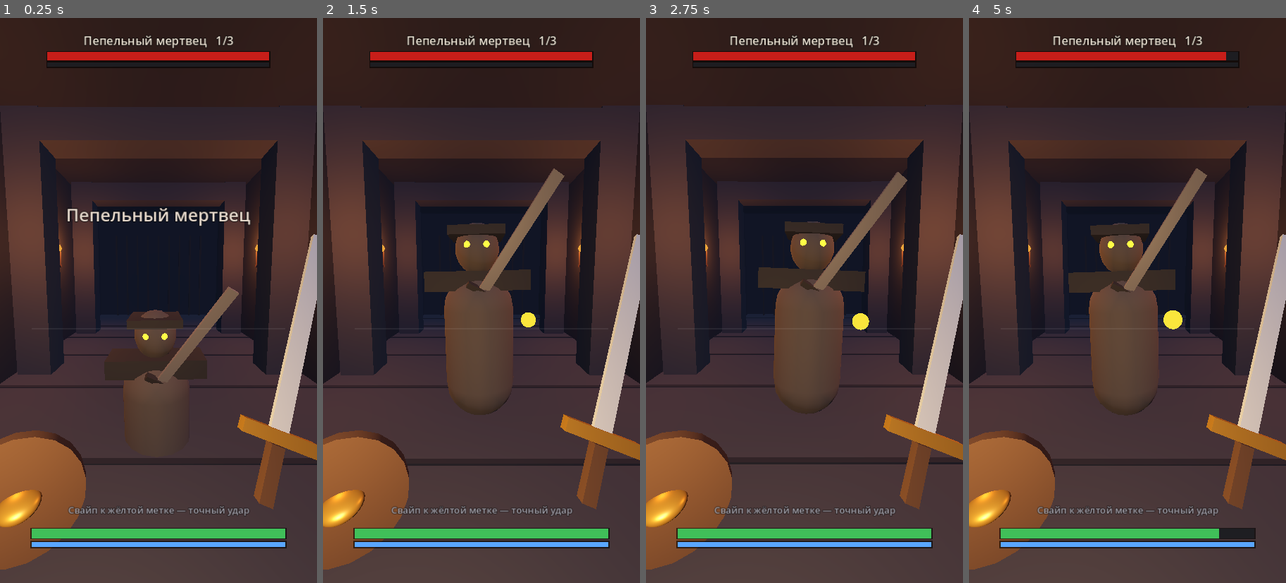
Above: before the commit, frames 1-4 (left to right).
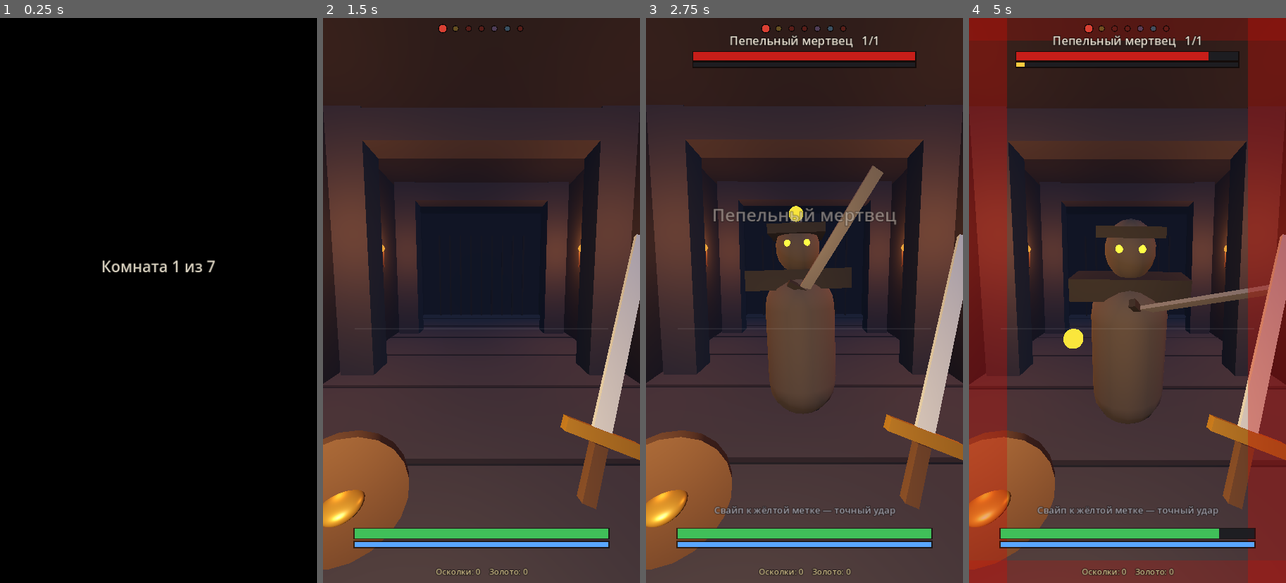
Above: after the commit, the same moments.

Repository: cTaPblu25rus/animated-octo-palm-treea
Game: Godot game, scene res://scenes/main.tscn
Two runs of this game, one before a commit and one after it. Both use one fixed random seed, a clock stepped at 60 frames per second and the inputs below.
Inputs (mouse positions are in pixels of both pictures, inside the frame that each line leads up to):
- Up to frame 1 (0.25 s): no input
- Up to frame 2 (1.5 s): move the mouse to (551, 272) at 0.52 s; click (551, 272) at 0.67 s; drag from (418, 328) to (465, 413) at 1.27 s
- Up to frame 3 (2.75 s): move the mouse to (836, 176) at 2.02 s; click (836, 176) at 2.17 s
- Up to frame 4 (5 s): drag from (1111, 413) to (1032, 215) at 2.77 s; move the mouse to (1222, 385) at 3.52 s; click (1222, 385) at 3.67 s; drag from (1032, 215) to (1079, 159) at 4.27 s

The runs differ from the first frame. In frame 1, 99% of the frame differs, in the area x 0-100%, y 0-100%; in frame 2, 9.1%; in frame 3, 4.6%; in frame 4, 33%.

Commit message:
Черновик: забег из комнат с генерацией по сиду
Бой, сундук, алтарь, событие; переход между комнатами, путь и
ресурсы в HUD. Проверено автоигроком только на сиде 1.

Co-Authored-By: Claude Fable 5.2 <noreply@anthropic.com>
Claude-Session: https://claude.ai/code/session_01SA6Q9mJ8VmKs5GTpeGUggh

Diff:
--- a/data/combat.json
+++ b/data/combat.json
@@ -83,10 +83,5 @@
 			"scale": 1.2,
 			"guard_hits": 3
 		}
-	},
-	"wave": [
-		"ash_dead",
-		"ash_veteran",
-		"ash_captain"
-	]
+	}
 }
--- /dev/null
+++ b/data/run.json
@@ -0,0 +1,18 @@
+{
+	"length": 7,
+	"required": ["chest", "altar", "event"],
+	"fight_shards": 3,
+	"fights": {
+		"first": [["ash_dead"]],
+		"middle": [["ash_dead", "ash_dead"], ["ash_veteran"], ["ash_dead", "ash_veteran"]],
+		"final": [["ash_veteran", "ash_captain"]]
+	},
+	"chest": {"shards_min": 4, "shards_max": 8, "gold_min": 15, "gold_max": 35},
+	"altar": {"heal": 0.35},
+	"events": [
+		{"text": "Тело павшего стража. Его точильный камень ещё цел.", "result": "Клинок острее: урон +15%", "effect": "damage", "value": 0.15},
+		{"text": "В нише тлеет лампада Зари.", "result": "Силы возвращаются: +20 здоровья", "effect": "heal", "value": 20},
+		{"text": "Кошель, оброненный беглецом.", "result": "Золото: +25", "effect": "gold", "value": 25},
+		{"text": "Из трещины сочится пепельный туман.", "result": "Туман жжёт лёгкие: −8 здоровья, но в пепле блестят осколки: +5", "effect": "ash", "value": 8}
+	]
+}
--- a/scripts/game.gd
+++ b/scripts/game.gd
@@ -8,8 +8,14 @@
 const Enemy := preload("res://scripts/enemy.gd")
 const Hud := preload("res://scripts/hud.gd")
 const Sfx := preload("res://scripts/sfx.gd")
+const Run := preload("res://scripts/run.gd")
 
 const DATA_PATH := "res://data/combat.json"
+const RUN_PATH := "res://data/run.json"
+const WALK_TIME := 1.5
+const WALK_DISTANCE := 3.2
+const CLEARED_DELAY := 1.5
+const KIND_NAMES := {"fight": "Бой", "chest": "Сундук", "altar": "Алтарь Зари", "event": "Находка"}
 const ENEMY_POS := Vector3(0.0, 0.0, -2.3)
 const CAMERA_POS := Vector3(0.0, 1.62, 0.0)
 const NEXT_ENEMY_DELAY := 1.3
@@ -18,7 +24,9 @@
 
 var cfg: Dictionary = {}
 var p: Dictionary = {}          # параметры игрока из JSON
-var state := "fight"            # fight | between | victory | defeat
+## fight — бой; between — пауза между врагами; room — мирная комната ждёт тапа;
+## cleared — комната пройдена, пауза; walk — переход; victory | defeat — итог.
+var state := "walk"
 var autoplay := false
 
 # Игрок
@@ -40,9 +48,27 @@
 var wave_index := -1
 var _between_t := 0.0
 
+# Забег
+var run_cfg: Dictionary = {}
+var run_seed := 0
+var rooms: Array = []
+var room_index := -1
+var room: Dictionary = {}
+var shards := 0
+var gold := 0
+var damage_mult := 1.0
+var visited := {}
+var fade := 1.0                 # затемнение экрана при переходе, читает HUD
+var _walk_t := 0.0
+var _prop: Node3D
+var _prop_lid: Node3D
+var _prop_glow: MeshInstance3D
+var _prop_used := false
+var _run_rng := RandomNumberGenerator.new()
+
 ## Счётчики для автоигрока и итогового экрана.
 var stats := {"hits": 0, "weak_hits": 0, "parries": 0, "blocks": 0, "dodges": 0,
-	"charged": 0, "stuns": 0, "taken": 0.0, "hurt": 0, "kills": 0}
+	"charged": 0, "stuns": 0, "rooms": 0, "taken": 0.0, "hurt": 0, "kills": 0}
 
 var gestures: Node
 var hud: CanvasLayer
@@ -75,7 +101,13 @@
 	hp = max_hp
 	max_stamina = float(p.stamina)
 	stamina = max_stamina
-	wave = cfg.wave
+	run_cfg = _load_json(RUN_PATH)
+	run_seed = 1 if autoplay else int(_rng.randi() % 1000000)
+	for a in OS.get_cmdline_user_args():
+		if a.begins_with("--seed="):
+			run_seed = int(a.trim_prefix("--seed="))
+	rooms = Run.generate(run_cfg, run_seed)
+	_run_rng.seed = run_seed
 
 	sfx = Sfx.new()
 	add_child(sfx)
@@ -87,7 +119,7 @@
 	hud = Hud.new()
 	hud.game = self
 	add_child(hud)
-	_spawn_next()
+	_next_room()
 
 	if autoplay:
 		var bot: Node = load("res://tools/autoplay.gd").new()
@@ -117,10 +149,21 @@
 	if charging:
 		charge_t += delta
 
-	if state == "between":
-		_between_t -= delta
-		if _between_t <= 0.0:
-			_spawn_next()
+	match state:
+		"between":
+			_between_t -= delta
+			if _between_t <= 0.0:
+				_spawn_next()
+		"cleared":
+			_between_t -= delta
+			if _between_t <= 0.0:
+				_next_room()
+		"walk":
+			_walk_t -= delta
+			fade = clampf(_walk_t / WALK_TIME * 1.6 - 0.3, 0.0, 1.0)
+			if _walk_t <= 0.0:
+				_arrive()
+	_animate_prop(delta)
 
 	_animate_view(delta)
 
@@ -128,16 +171,16 @@
 func _spawn_next() -> void:
 	wave_index += 1
 	if wave_index >= wave.size():
-		state = "victory"
-		gestures.enabled = true
-		sfx.play("victory", -2.0)
-		_buzz(120)
+		var reward := int(run_cfg.fight_shards)
+		shards += reward
+		hud.say("Комната очищена  +%d оск." % reward, Color(1.0, 0.85, 0.4), 1.3)
+		_room_cleared()
 		return
 	var id: String = wave[wave_index]
 	enemy = Enemy.new()
 	enemy.position = ENEMY_POS
 	add_child(enemy)
-	enemy.setup(id, cfg.enemies[id], _rng.randi())
+	enemy.setup(id, cfg.enemies[id], _run_rng.randi())
 	enemy.parry_window = float(p.parry_window)
 	enemy.windup_started.connect(_on_windup)
 	enemy.struck.connect(_on_struck)
@@ -212,12 +255,200 @@
 	_since_spend = 0.0
 
 
+# ============================================================ забег
+
+func _next_room() -> void:
+	room_index += 1
+	if _prop != null:
+		_prop.queue_free()
+		_prop = null
+	if room_index >= rooms.size():
+		state = "victory"
+		sfx.play("victory", -2.0)
+		_buzz(120)
+		return
+	room = rooms[room_index]
+	visited[room.kind] = true
+	_prop_used = false
+	_prop_lid = null
+	_prop_glow = null
+	match str(room.kind):
+		"chest":
+			_make_chest()
+		"altar":
+			_make_altar()
+		"event":
+			_make_wisp()
+	state = "walk"
+	_walk_t = WALK_TIME
+	fade = 1.0
+
+
+## Дошли до комнаты: начинаем бой или ждём тапа по находке.
+func _arrive() -> void:
+	fade = 0.0
+	stats.rooms += 1
+	if str(room.kind) == "fight":
+		wave = room.wave
+		wave_index = -1
+		_spawn_next()
+		return
+	state = "room"
+	var title: String = KIND_NAMES[room.kind]
+	if str(room.kind) == "event":
+		title = str(room.event.text)
+	hud.say(title, Color(0.9, 0.88, 0.8), 2.5)
+
+
+func _room_cleared() -> void:
+	state = "cleared"
+	_between_t = CLEARED_DELAY
+	charging = false
+
+
+## Тап в мирной комнате: открыть сундук, коснуться алтаря, разобрать находку.
+func _use_room() -> void:
+	_prop_used = true
+	match str(room.kind):
+		"chest":
+			shards += int(room.shards)
+			gold += int(room.gold)
+			sfx.play("block", -4.0, 0.7)
+			hud.say("Осколки +%d   Золото +%d" % [int(room.shards), int(room.gold)], Color(1.0, 0.85, 0.4), 1.5)
+		"altar":
+			var heal := max_hp * float(room.heal)
+			hp = minf(max_hp, hp + heal)
+			sfx.play("stun", -4.0, 0.6)
+			hud.say("Свет Зари исцеляет: +%d" % roundi(heal), Color(0.6, 0.85, 1.0), 1.5)
+		"event":
+			_apply_event(room.event)
+	_buzz(30)
+	_room_cleared()
+
+
+func _apply_event(ev: Dictionary) -> void:
+	var value := float(ev.value)
+	match str(ev.effect):
+		"damage":
+			damage_mult += value
+		"heal":
+			hp = minf(max_hp, hp + value)
+		"gold":
+			gold += int(value)
+		"ash":
+			hp = maxf(1.0, hp - value)
+			shards += 5
+			hud.hurt_flash()
+	sfx.play("parry", -8.0, 0.8)
+	hud.say(str(ev.result), Color(0.95, 0.9, 0.7), 1.5)
+
+
+func _walk_offset() -> float:
+	if state != "walk":
+		return 0.0
+	var k := clampf(_walk_t / WALK_TIME, 0.0, 1.0)
+	return WALK_DISTANCE * k * k
+
+
+func _walk_bob() -> float:
+	if state != "walk":
+		return 0.0
+	return sin(_time * 11.0) * 0.035 * clampf(_walk_t / WALK_TIME * 2.0, 0.0, 1.0)
+
+
+func _make_chest() -> void:
+	_prop = Node3D.new()
+	_prop.position = ENEMY_POS + Vector3(0, 0, 0.3)
+	add_child(_prop)
+	var wood := _mat(Color(0.38, 0.24, 0.13), 0.85)
+	var iron := _mat(Color(0.75, 0.6, 0.3), 0.5)
+	_part(_prop, _box(Vector3(0.9, 0.5, 0.55)), Vector3(0, 0.25, 0), wood)
+	_part(_prop, _box(Vector3(0.94, 0.06, 0.59)), Vector3(0, 0.12, 0), iron)
+	_part(_prop, _box(Vector3(0.12, 0.16, 0.04)), Vector3(0, 0.42, 0.29), iron)
+	_prop_lid = Node3D.new()
+	_prop_lid.position = Vector3(0, 0.5, -0.275)
+	_prop.add_child(_prop_lid)
+	_part(_prop_lid, _box(Vector3(0.94, 0.18, 0.59)), Vector3(0, 0.09, 0.275), wood)
+	_part(_prop_lid, _box(Vector3(0.96, 0.05, 0.61)), Vector3(0, 0.18, 0.275), iron)
+	_prop_glow = _part(_prop, _box(Vector3(0.8, 0.04, 0.45)), Vector3(0, 0.49, 0), _glow_mat(Color(1.0, 0.8, 0.3)))
+	_prop_glow.visible = false
+
+
+func _make_altar() -> void:
+	_prop = Node3D.new()
+	_prop.position = ENEMY_POS
+	add_child(_prop)
+	var stone := _mat(Color(0.42, 0.42, 0.46), 0.9)
+	_part(_prop, _box(Vector3(1.0, 0.2, 1.0)), Vector3(0, 0.1, 0), stone)
+	_part(_prop, _box(Vector3(0.5, 0.9, 0.5)), Vector3(0, 0.65, 0), stone)
+	_part(_prop, _box(Vector3(0.75, 0.12, 0.75)), Vector3(0, 1.16, 0), stone)
+	var orb := SphereMesh.new()
+	orb.radius = 0.16
+	orb.height = 0.32
+	_prop_glow = _part(_prop, orb, Vector3(0, 1.5, 0), _glow_mat(Color(0.6, 0.85, 1.0)))
+	_prop_light(Color(0.55, 0.8, 1.0), Vector3(0, 1.6, 0.4))
+
+
+func _make_wisp() -> void:
+	_prop = Node3D.new()
+	_prop.position = ENEMY_POS
+	add_child(_prop)
+	var cloth := _mat(Color(0.3, 0.27, 0.25), 0.95)
+	# Свёрток у стены и огонёк над ним
+	_part(_prop, _box(Vector3(0.8, 0.22, 0.4)), Vector3(0, 0.11, 0), cloth)
+	_part(_prop, _box(Vector3(0.3, 0.3, 0.3)), Vector3(-0.3, 0.3, 0), cloth)
+	var orb := SphereMesh.new()
+	orb.radius = 0.09
+	orb.height = 0.18
+	_prop_glow = _part(_prop, orb, Vector3(0, 1.1, 0), _glow_mat(Color(1.0, 0.75, 0.4)))
+	_prop_light(Color(1.0, 0.7, 0.4), Vector3(0, 1.1, 0.3))
+
+
+func _prop_light(color: Color, pos: Vector3) -> void:
+	var light := OmniLight3D.new()
+	light.position = pos
+	light.light_color = color
+	light.light_energy = 1.4
+	light.omni_range = 3.5
+	light.shadow_enabled = false
+	_prop.add_child(light)
+
+
+func _glow_mat(c: Color) -> StandardMaterial3D:
+	var m := StandardMaterial3D.new()
+	m.shading_mode = BaseMaterial3D.SHADING_MODE_UNSHADED
+	m.albedo_color = c
+	return m
+
+
+func _animate_prop(delta: float) -> void:
+	if _prop == null:
+		return
+	match str(room.kind):
+		"chest":
+			if _prop_used:
+				_prop_lid.rotation.x = lerpf(_prop_lid.rotation.x, -1.9, 1.0 - exp(-9.0 * delta))
+				_prop_glow.visible = true
+		"altar", "event":
+			var base_y := 1.5 if str(room.kind) == "altar" else 1.1
+			_prop_glow.position.y = base_y + sin(_time * 2.2) * 0.06
+			var target := 0.3 if _prop_used else 1.0 + 0.12 * sin(_time * 5.0)
+			_prop_glow.scale = _prop_glow.scale.lerp(Vector3.ONE * target, 1.0 - exp(-6.0 * delta))
+
+
 # ============================================================ жесты
 
 func on_gesture(kind: String) -> void:
 	if state == "victory" or state == "defeat":
 		if kind == "tap":
 			get_tree().reload_current_scene()
+		return
+	if state == "room":
+		if kind == "tap":
+			_use_room()
+		return
+	if state != "fight":
+		charging = false
 		return
 	if enemy == null or not enemy.is_alive() or enemy.state == Enemy.State.APPEAR:
 		charging = false
@@ -279,7 +510,7 @@
 	var stg := float(p.weak_stagger) if weak else float(p.off_stagger)
 	if enemy.state == Enemy.State.STUNNED:
 		dmg *= float(p.stun_mult)
-	dmg *= mult
+	dmg *= mult * damage_mult
 	stg *= mult
 	enemy.take_hit(dmg, stg)
 	stats.hits += 1
@@ -457,7 +688,7 @@
 	var s := _shake * _shake * 0.06
 	camera.position = CAMERA_POS + Vector3(
 		_dodge_offset + _rng.randf_range(-s, s),
-		sin(_time * 1.6) * 0.008 + _rng.randf_range(-s, s), 0.0)
+		sin(_time * 1.6) * 0.008 + _rng.randf_range(-s, s) + _walk_bob(), _walk_offset())
 
 	# Мерцание факелов
 	for i in _torches.size():
--- a/scripts/hud.gd
+++ b/scripts/hud.gd
@@ -4,6 +4,9 @@
 extends CanvasLayer
 
 const Enemy := preload("res://scripts/enemy.gd")
+const ROOM_HINTS := {"chest": "открыть сундук", "altar": "коснуться алтаря", "event": "осмотреть"}
+const PIP_COLORS := {"fight": Color(0.85, 0.25, 0.2), "chest": Color(1.0, 0.8, 0.3),
+	"altar": Color(0.5, 0.8, 1.0), "event": Color(0.75, 0.6, 0.9)}
 
 var game: Node
 
@@ -72,6 +75,19 @@
 		_canvas.draw_rect(Rect2(w - edge, 0, edge, h), Color(0.8, 0.05, 0.02, a))
 		_canvas.draw_rect(Rect2(0, 0, w, edge * 0.6), Color(0.8, 0.05, 0.02, a * 0.7))
 		_canvas.draw_rect(Rect2(0, h - edge * 0.6, w, edge * 0.6), Color(0.8, 0.05, 0.02, a * 0.7))
+
+	# Путь забега: точки комнат, текущая крупнее
+	var n: int = game.rooms.size()
+	var step := 22.0
+	var px0 := w * 0.5 - step * (n - 1) * 0.5
+	for i in n:
+		var kind: String = game.rooms[i].kind
+		var pc: Color = PIP_COLORS[kind]
+		if i > game.room_index:
+			pc.a = 0.35
+		var r := 6.5 if i == game.room_index else 4.0
+		_canvas.draw_circle(Vector2(px0 + i * step, 18), r + 1.5, Color(0, 0, 0, 0.6))
+		_canvas.draw_circle(Vector2(px0 + i * step, 18), r, pc)
 
 	# Враг: имя, здоровье, стойкость
 	if enemy != null and enemy.state != Enemy.State.DEAD:
@@ -110,22 +126,33 @@
 	var px := (w - pw) * 0.5
 	_bar(Rect2(px, h - 92, pw, 16), game.hp / game.max_hp, Color(0.25, 0.75, 0.35))
 	_bar(Rect2(px, h - 70, pw, 9), game.stamina / game.max_stamina, Color(0.35, 0.65, 1.0))
+	_text("Осколки: %d    Золото: %d" % [game.shards, game.gold], Vector2(w * 0.5, h - 14), 14, Color(0.9, 0.82, 0.6, 0.9))
 	if game.block_t > 0.0:
 		_text("ЩИТ", Vector2(w * 0.5, h - 38), 18, Color(0.75, 0.85, 1.0))
 	elif game.charging:
 		var k := clampf(game.charge_t / float(game.p.charge_time), 0.0, 1.0)
 		_bar(Rect2(w * 0.3, h - 46, w * 0.4, 8), k, Color(1.0, 0.6, 0.2) if k < 1.0 else Color(1.0, 0.95, 0.5))
 
+	# Затемнение при переходе между комнатами
+	if game.fade > 0.0:
+		_canvas.draw_rect(Rect2(Vector2.ZERO, size), Color(0, 0, 0, game.fade))
+		if game.state == "walk" and game.room_index < n:
+			var fc := Color(0.85, 0.82, 0.75, game.fade)
+			_text("Комната %d из %d" % [game.room_index + 1, n], Vector2(w * 0.5, h * 0.45), 26, fc)
+
 	# Итог
 	if game.state == "victory" or game.state == "defeat":
 		_canvas.draw_rect(Rect2(Vector2.ZERO, size), Color(0, 0, 0, 0.55))
 		var ok: bool = game.state == "victory"
-		_text("Комната очищена" if ok else "Страж пал", Vector2(w * 0.5, h * 0.4), 36,
+		_text("Забег пройден" if ok else "Страж пал", Vector2(w * 0.5, h * 0.4), 36,
 			Color(1.0, 0.85, 0.4) if ok else Color(1.0, 0.35, 0.3))
 		var s: Dictionary = game.stats
 		_text("Точных ударов: %d   Парирований: %d" % [s.weak_hits, s.parries], Vector2(w * 0.5, h * 0.47), 18, Color.WHITE)
 		_text("Блоков: %d   Уклонений: %d   Получено урона: %d" % [s.blocks, s.dodges, roundi(s.taken)],
 			Vector2(w * 0.5, h * 0.51), 18, Color.WHITE)
+		_text("Комнат: %d из %d   Осколки: %d   Золото: %d" % [s.rooms, n, game.shards, game.gold],
+			Vector2(w * 0.5, h * 0.55), 18, Color(1.0, 0.88, 0.6))
+		_text("Сид забега: %d" % game.run_seed, Vector2(w * 0.5, h * 0.67), 14, Color(0.7, 0.7, 0.75))
 		_text("Тап — заново", Vector2(w * 0.5, h * 0.62), 22, Color(0.85, 0.85, 0.9, 0.6 + 0.4 * sin(_time * 4.0)))
 
 
@@ -149,6 +176,8 @@
 
 
 func _hint(enemy: Enemy) -> String:
+	if game.state == "room":
+		return "Тап — " + str(ROOM_HINTS[game.room.kind])
 	if enemy == null or game.state != "fight":
 		return ""
 	if enemy.state == Enemy.State.WINDUP:
--- /dev/null
+++ b/scripts/run.gd
@@ -0,0 +1,45 @@
+## Генератор забега: по сиду собирает список комнат из data/run.json.
+## Правила: первая и последняя комнаты — бой (последняя — усиленный),
+## в середине обязательно встречаются сундук, алтарь и событие, остальное — бои.
+## Один и тот же сид всегда даёт один и тот же забег.
+extends RefCounted
+
+
+static func generate(cfg: Dictionary, seed_value: int) -> Array:
+	var rng := RandomNumberGenerator.new()
+	rng.seed = seed_value
+	var length := int(cfg.length)
+
+	var middle: Array = []
+	for kind: String in cfg.required:
+		middle.append(kind)
+	while middle.size() < length - 2:
+		middle.append("fight")
+	# Перемешивание Фишера — Йетса своим генератором, чтобы результат зависел только от сида
+	for i in range(middle.size() - 1, 0, -1):
+		var j := rng.randi_range(0, i)
+		var tmp: String = middle[i]
+		middle[i] = middle[j]
+		middle[j] = tmp
+
+	var rooms: Array = []
+	for i in length:
+		var kind := "fight"
+		if i > 0 and i < length - 1:
+			kind = middle[i - 1]
+		var room := {"kind": kind, "index": i}
+		match kind:
+			"fight":
+				var tier := "first" if i == 0 else ("final" if i == length - 1 else "middle")
+				var pool: Array = cfg.fights[tier]
+				room.wave = pool[rng.randi_range(0, pool.size() - 1)]
+			"chest":
+				room.shards = rng.randi_range(int(cfg.chest.shards_min), int(cfg.chest.shards_max))
+				room.gold = rng.randi_range(int(cfg.chest.gold_min), int(cfg.chest.gold_max))
+			"altar":
+				room.heal = float(cfg.altar.heal)
+			"event":
+				var events: Array = cfg.events
+				room.event = events[rng.randi_range(0, events.size() - 1)]
+		rooms.append(room)
+	return rooms
--- a/tools/autoplay.gd
+++ b/tools/autoplay.gd
@@ -9,7 +9,7 @@
 extends Node
 
 const Enemy := preload("res://scripts/enemy.gd")
-const TIMEOUT := 240.0
+const TIMEOUT := 420.0
 const REACTIONS := ["parry", "block", "parry", "dodge"]
 
 var game: Node
@@ -23,6 +23,7 @@
 var _shot_t := 0.0
 var _shot_n := 0
 var _last_state := -1
+var _room_t := 0.0
 
 
 func _ready() -> void:
@@ -31,7 +32,10 @@
 			shots_dir = a.trim_prefix("--shots=")
 			DirAccess.make_dir_recursive_absolute(shots_dir)
 	Engine.time_scale = 3.0 if shots_dir == "" else 1.0
-	print("BOT: старт, врагов в волне: %d" % game.wave.size())
+	var kinds: Array = []
+	for r: Dictionary in game.rooms:
+		kinds.append(r.kind)
+	print("BOT: старт, сид %d, комнаты: %s" % [game.run_seed, ", ".join(kinds)])
 
 
 func _process(delta: float) -> void:
@@ -51,6 +55,17 @@
 		_fail("страж пал" if game.state == "defeat" else "таймаут")
 		return
 	_run_queue(delta)
+	if game.state == "room":
+		_room_t += delta
+		if _room_t > 0.8:
+			_room_t = 0.0
+			var c := _center()
+			game.gestures.press(c)
+			game.gestures.release(c)
+		return
+	_room_t = 0.0
+	if game.state != "fight":
+		return
 	if _hold_t > 0.0:
 		_hold_t -= delta
 		if _hold_t <= 0.0:
@@ -138,8 +153,14 @@
 	for key in ["weak_hits", "parries", "blocks", "dodges", "charged"]:
 		if int(s[key]) == 0:
 			missing.append(key)
+	for kind in ["fight", "chest", "altar", "event"]:
+		if not game.visited.has(kind):
+			missing.append("комната " + kind)
+	if int(s.rooms) != game.rooms.size():
+		missing.append("пройдено комнат %d из %d" % [s.rooms, game.rooms.size()])
 	if missing.is_empty():
-		print("BOT: КОМНАТА ОЧИЩЕНА, все приёмы сработали")
+		print("BOT: ЗАБЕГ ПРОЙДЕН (сид %d, осколки %d, золото %d), все приёмы и типы комнат сработали" % [
+			game.run_seed, game.shards, game.gold])
 		await _end(0)
 	else:
 		_fail("не сработали приёмы: " + ", ".join(missing))
Not shown, added: docs/prototype.png.import
Not shown, changed: TASKS.md
